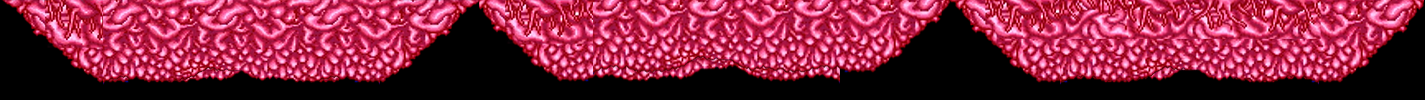
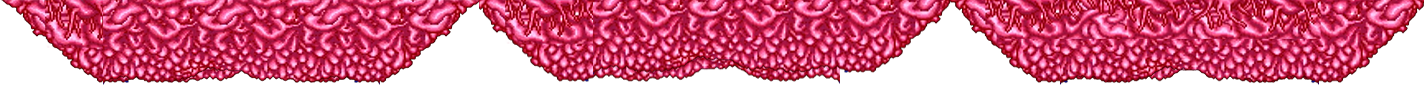
Layers edited between the first and the second 1425x100 image:
hid "Layer 1" over box(0, 0, 1425, 100)
